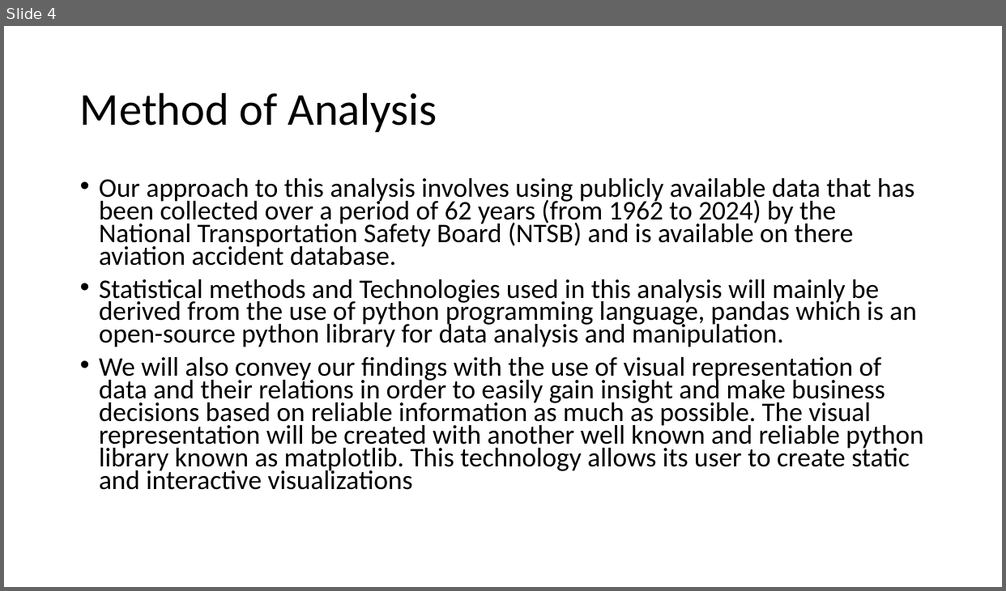
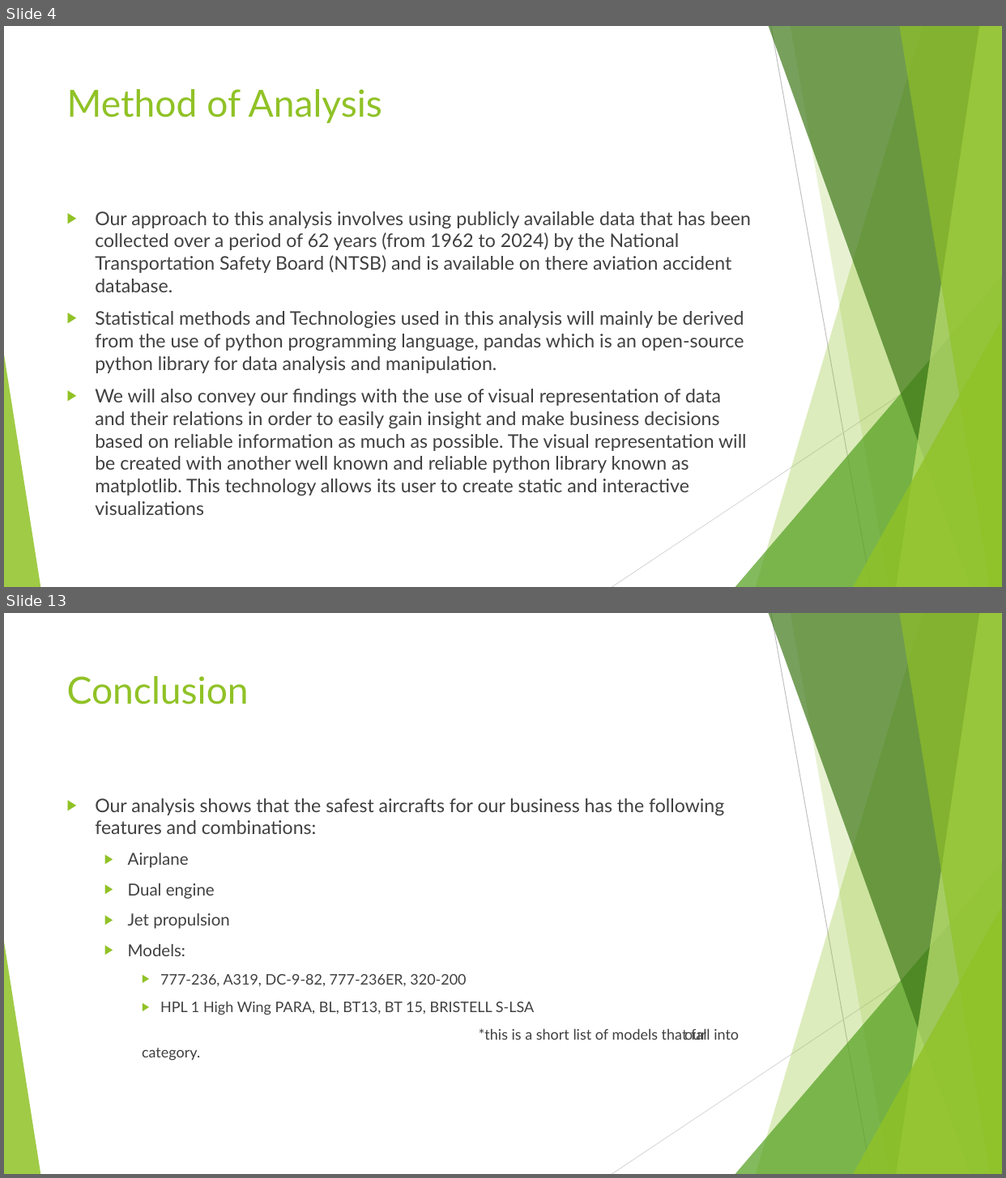
Before and after one commit to rahroy82/Aircraft-analysis, a slide deck: Aircraft risk assessment.pptx. Shown one above the other, each under a label of ours: slide 4 before the commit, slides 4 and 13 after it; the slides between them are not shown. The pictures are 1006x591 and 1006x1178 pixels, drawn with LibreOffice and Linux fonts; fonts in the diff are those of the drawing. Boxes give left, top, right and bottom in pixels: in the first picture for what was removed or moved away, otherwise in the second. Text is boxed around its words. In the diff, an @@ line names an element or a change of style, - is before the commit and + after.

```diff
--- a/Aircraft risk assessment.pptx
+++ b/Aircraft risk assessment.pptx
@@ slide 13 added at box(4, 613, 1002, 1174), background #FFFFFF; not listed: 10 template elements that a slide beside it also shows @@
@@ title added at box(67, 676, 249, 705), 36 pt, text #90C226 @@
+Conclusion
@@ text added at box(95, 798, 739, 1061), 14 pt, text #404040 @@
+▶ Our analysis shows that the safest aircrafts for our business has the following features and combinations:
+  ▶ Airplane
+  ▶ Dual engine
+  ▶ Jet propulsion
+  ▶ Models:
+    ▶ 777-236, A319, DC-9-82, 777-236ER, 320-200
+    ▶ HPL 1 High Wing PARA, BL, BT13, BT 15, BRISTELL S-LSA
+    *this is a short list of models that fall into our category.
@@ slide 4 changed as well @@
@@ title "Method of Analysis": place and size @@
-title "Method of Analysis" at box(80, 92, 437, 132)
+title "Method of Analysis" at box(67, 89, 382, 123)
@@ title "Method of Analysis" at box(67, 89, 382, 123): size 44 to 36 pt, font Calibri to Lato, text colour #000000 to #90C226; line spacing 0.9 to 1; vertical alignment middle to top @@
@@ text "Our approach to this analysis ...": place and size @@
-text "Our approach to this analysis ..." at box(99, 178, 923, 490)
+text "Our approach to this analysis ..." at box(95, 211, 751, 515)
@@ text "Our approach to this analysis ..." at box(95, 211, 751, 515): size 25.9 to 18 pt, font Calibri to Lato, text colour #000000 to #404040; bullet • to ▶; line spacing 0.7 to 1 @@
@@ group added at box(4, 26, 1002, 587): 5 freeform shapes, 3 triangles, 2 lines @@
```
Also in this commit, not shown: 3 other slides changed, 8 other slides added, 1 other file.
